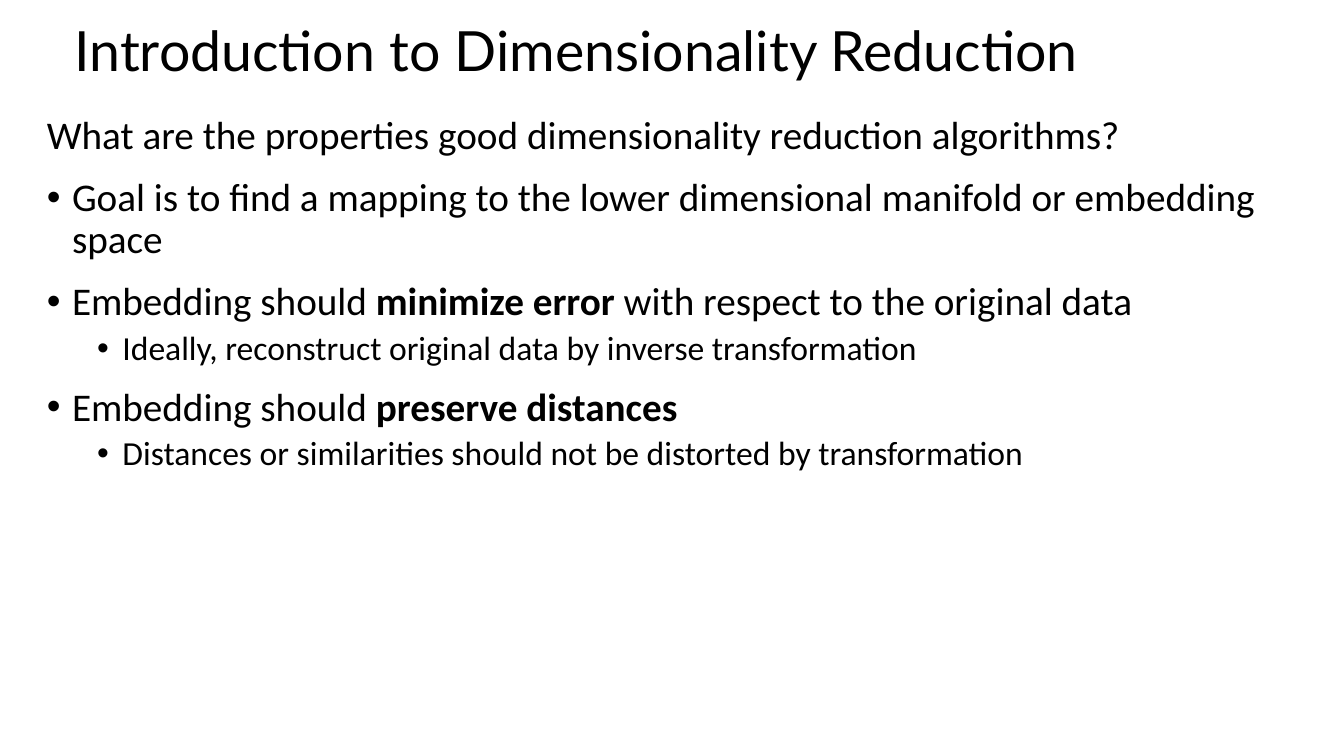
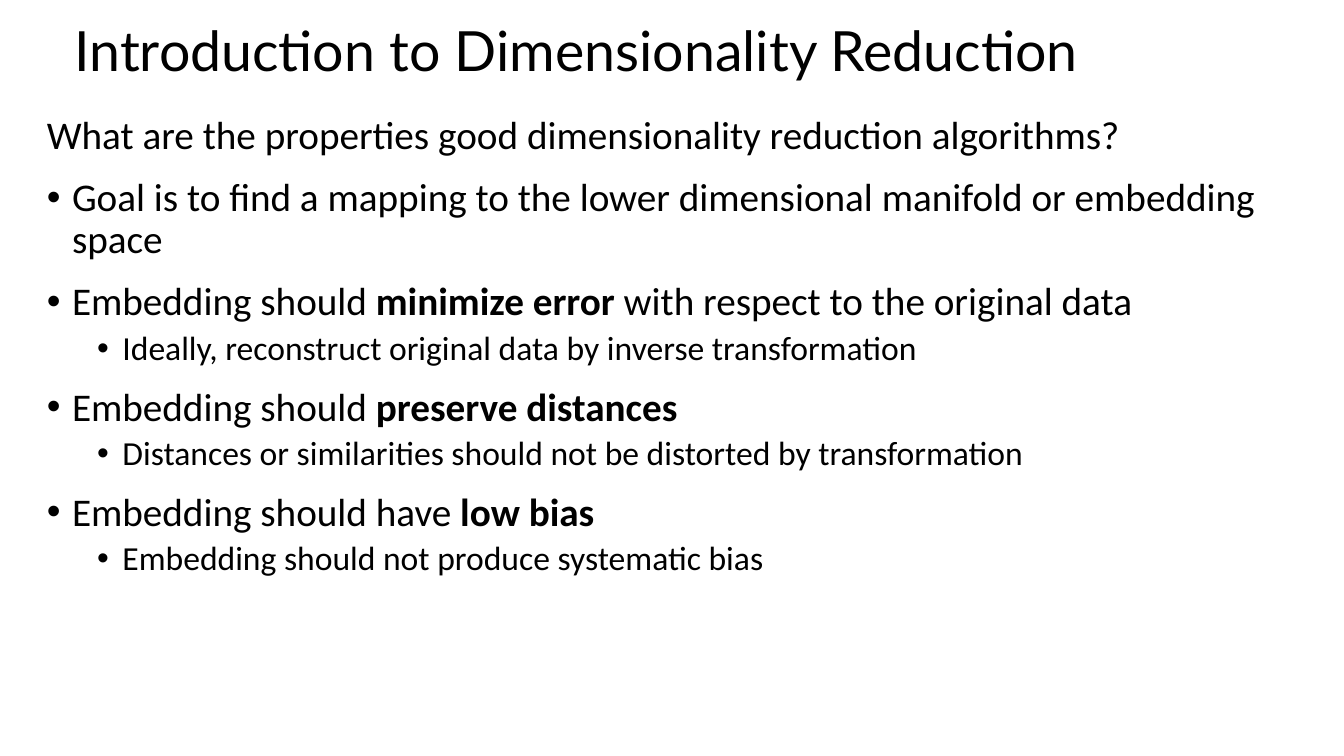
Before and after one commit to tenevian/Harvard-SSP-Data-Mining, a slide deck: slide 12 of slides/11_DimensionalityReduction_Part1.pptx. Drawn at 1344x756 pixels with LibreOffice and Linux fonts; fonts in the diff are those of the drawing. Boxes give left, top, right and bottom in pixels: in the first picture for what was removed or moved away, otherwise in the second. Text is boxed around its words. In the diff, an @@ line names an element or a change of style, - is before the commit and + after.

Commit message:
Update from lecture

```diff
--- a/slides/11_DimensionalityReduction_Part1.pptx
+++ b/slides/11_DimensionalityReduction_Part1.pptx
@@ text at <box>72,498,764,576</box>: paragraphs added @@
+• Embedding should have low bias
+  • Embedding should not produce systematic bias
```
